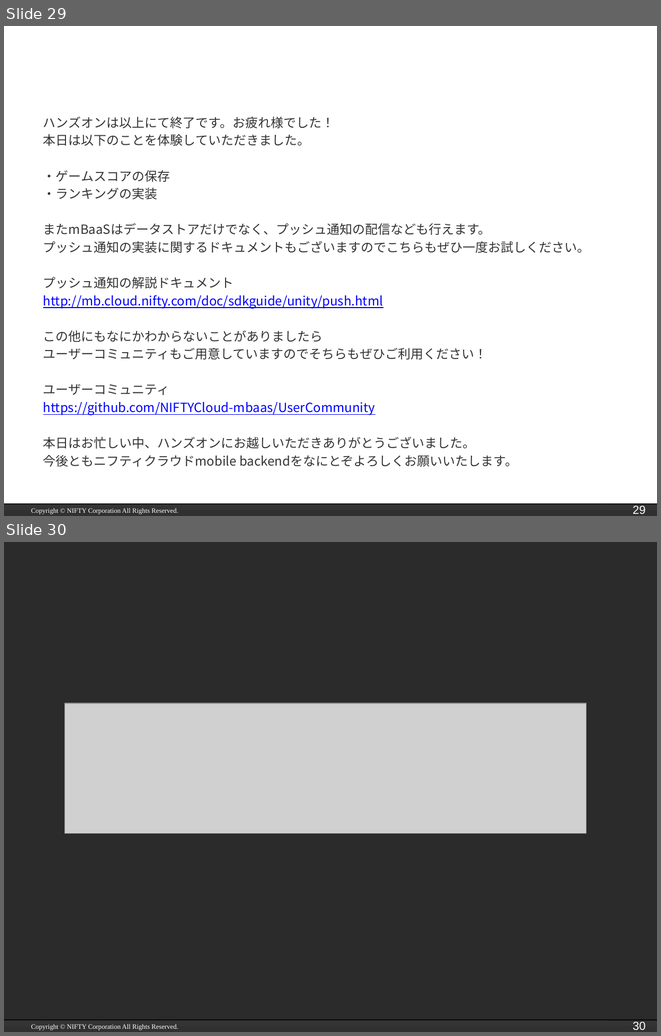
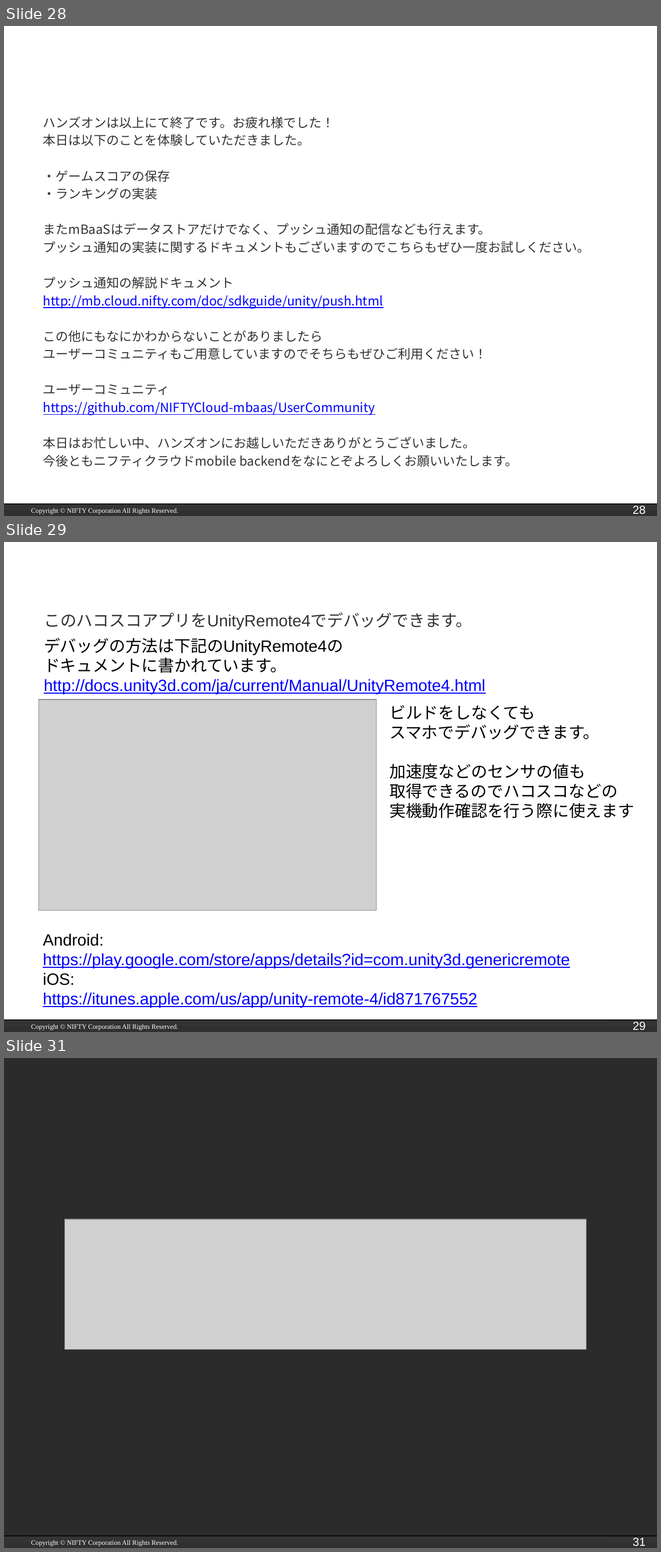
Before and after one commit to hounenhounen/test_hacoscon, a slide deck: NCMB_BitSummit_hacosco.pptx. Shown one above the other, each under a label of ours: slides 29 and 30 before the commit, slides 28, 29 and 31 after it; the slides between them are not shown. The pictures are 661x1036 and 661x1552 pixels, drawn with LibreOffice and Linux fonts; fonts in the diff are those of the drawing; grey boxes stand for pictures; background and template pictures are left out; a plain dark background stands for a picture behind light text. Boxes give left, top, right and bottom in pixels: in the first picture for what was removed or moved away, otherwise in the second. Text is boxed around its words. In the diff, an @@ line names an element or a change of style, - is before the commit and + after.

```diff
--- a/NCMB_BitSummit_hacosco.pptx
+++ b/NCMB_BitSummit_hacosco.pptx
@@ slide 29 added at bbox=[4, 542, 657, 1032], background #FFFFFF; not listed: 4 template elements that a slide beside it also shows @@
@@ title added at bbox=[9, 545, 596, 590], 29.5 pt, text #FFFFFF, bold @@
+補足：UnityRemote4でのデバッグ
@@ text added at bbox=[44, 612, 472, 630], 18 pt, text #333333 @@
+このハコスコアプリをUnityRemote4でデバッグできます。
@@ text added at bbox=[44, 638, 485, 694], 18 pt, text #0000FF, underline @@
+デバッグの方法は下記のUnityRemote4の
+ドキュメントに書かれています。
+http://docs.unity3d.com/ja/current/Manual/UnityRemote4.html
@@ picture added at bbox=[38, 699, 376, 910] @@
@@ text added at bbox=[389, 705, 634, 818], 18 pt, text #000000 @@
+ビルドをしなくても
+スマホでデバッグできます。
+加速度などのセンサの値も
+取得できるのでハコスコなどの
+実機動作確認を行う際に使えます
@@ text added at bbox=[43, 933, 570, 1007], 18 pt, text #0000FF, underline @@
+Android:
+https://play.google.com/store/apps/details?id=com.unity3d.genericremote
+iOS:
+https://itunes.apple.com/us/app/unity-remote-4/id871767552
@@ what was slide 29 is now slide 28 @@
@@ page number at bbox=[633, 505, 645, 514]: text changed @@
-29
+28
@@ what was slide 30 is now slide 31 @@
@@ page number at bbox=[633, 1537, 645, 1546]: text changed @@
-30
+31
```
Also in this commit, not shown: 7 slides changed, 1 other slide added, 1 slide removed, 56 other files.
